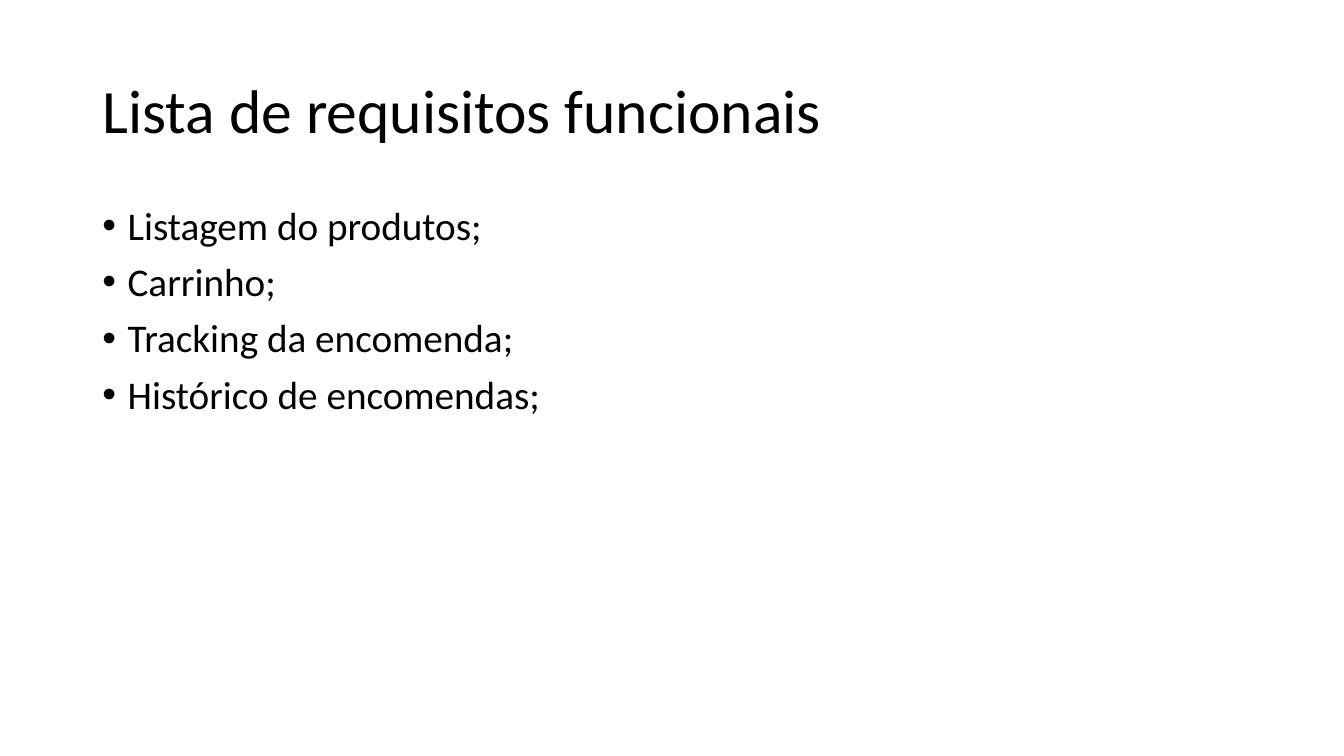
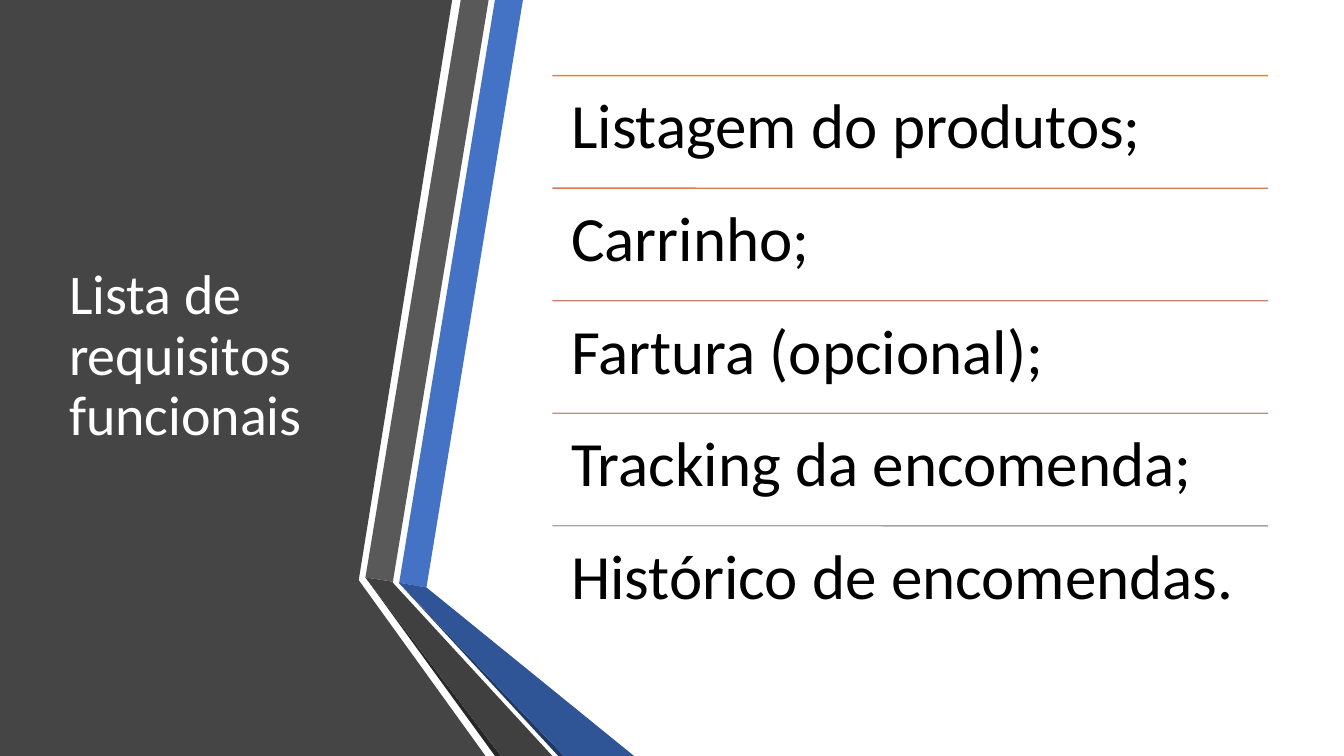
Before and after one commit to Paloca-RP/2_year, a slide deck: slide 2 of Projeto_Sistemas_Informacao/Trabalho_10-11.pptx. Drawn at 1344x756 pixels with LibreOffice and Linux fonts; fonts in the diff are those of the drawing. Boxes give left, top, right and bottom in pixels: in the first picture for what was removed or moved away, otherwise in the second. Text is boxed around its words. In the diff, an @@ line names an element or a change of style, - is before the commit and + after.

```diff
--- a/Projeto_Sistemas_Informacao/Trabalho_10-11.pptx
+++ b/Projeto_Sistemas_Informacao/Trabalho_10-11.pptx
@@ freeform shape added at box(0, 0, 486, 756), fill #454545 @@
@@ title "Lista de requisitos funcionais": place and size @@
-title "Lista de requisitos funcionais" at box(102, 90, 821, 143)
+title "Lista de requisitos funcionais" at box(69, 275, 302, 436)
@@ title "Lista de requisitos funcionais" at box(69, 275, 302, 436): size 44 to 40 pt, text colour #000000 to #FFFFFF @@
@@ text removed at box(128, 212, 540, 414) @@
-• Listagem do produtos;
-• Carrinho;
-• Tracking da encomenda;
-• Histórico de encomendas;
@@ group added at box(553, 76, 1268, 600): 5 lines, 5 texts @@
+Listagem do produtos;
+Carrinho;
+Fartura (opcional);
+Tracking da encomenda;
+Histórico de encomendas.
@@ group added at box(366, 0, 634, 756): 6 freeform shapes @@
```
Also in this commit, not shown: 1 other slide changed, 2 slides added, 1 slide removed, 16 other files.
